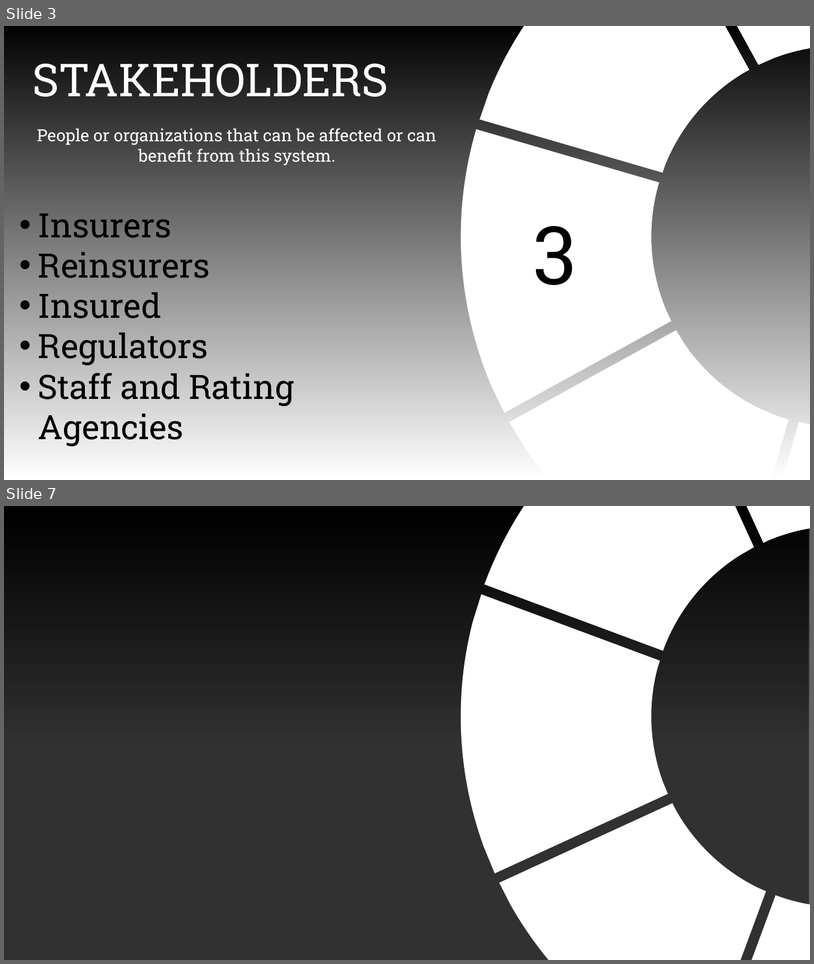
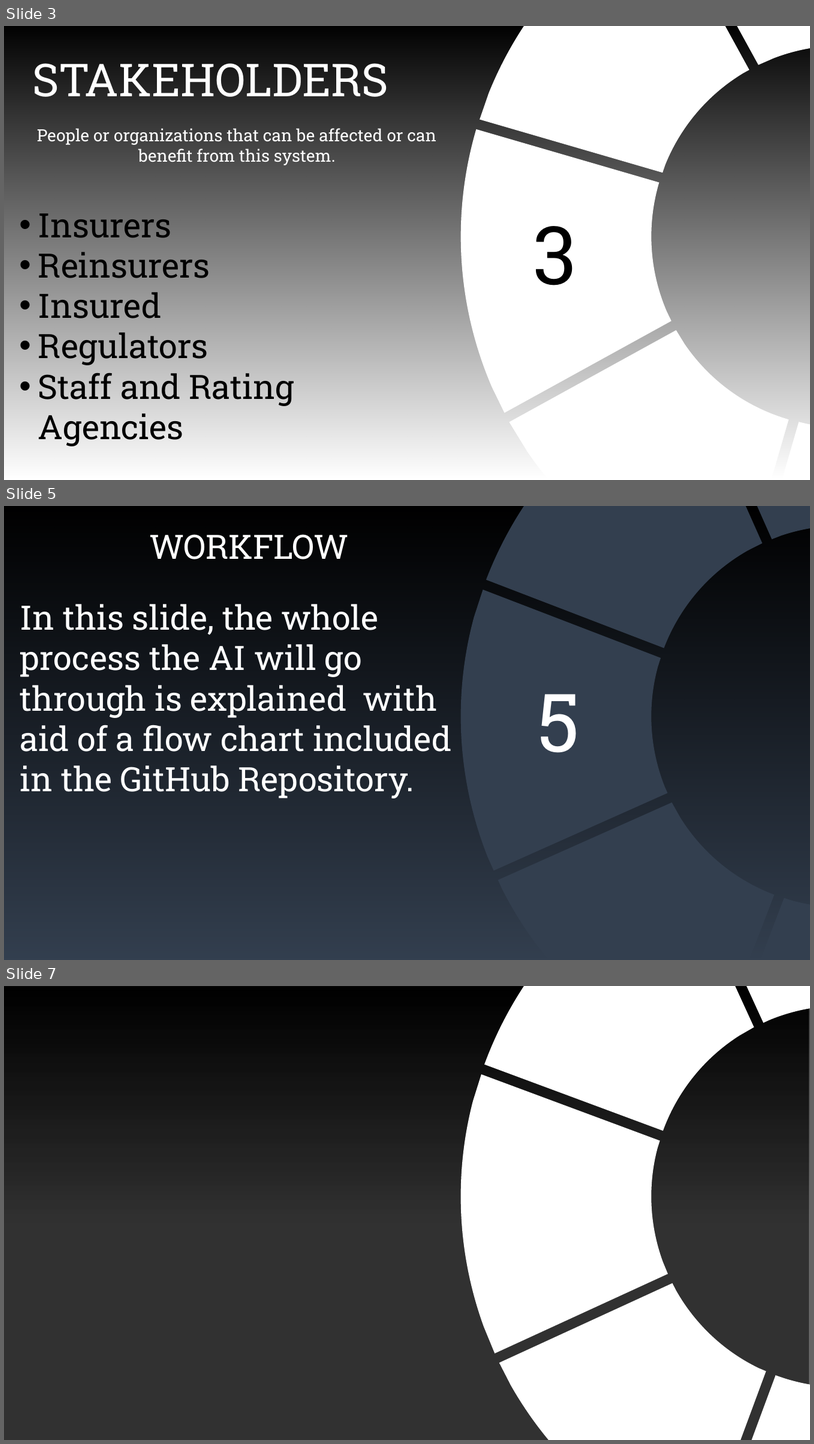
Before and after one commit to hacknovators-org/Presentation, a slide deck: Presentation1.pptx. Shown one above the other, each under a label of ours: slides 3 and 7 before the commit, slides 3, 5 and 7 after it; the slides between them are not shown. The pictures are 814x964 and 814x1444 pixels, drawn with LibreOffice and Linux fonts; fonts in the diff are those of the drawing; background and template pictures are left out. Boxes give left, top, right and bottom in pixels: in the first picture for what was removed or moved away, otherwise in the second. Text is boxed around its words. In the diff, an @@ line names an element or a change of style, - is before the commit and + after.

Commit message:
Added more slides

```diff
--- a/Presentation1.pptx
+++ b/Presentation1.pptx
@@ slide 5 added at box(4, 506, 810, 960), background #333F50 @@
@@ rectangle added at box(4, 506, 810, 960), fill gradient #000000 @@
@@ freeform shape added at box(350, 506, 810, 960), fill #333F50 @@
@@ text added at box(150, 534, 349, 559), 40 pt, text #FFFFFF @@
+WORKFLOW
@@ text added at box(20, 604, 452, 798), 40 pt, text #FFFFFF @@
+In this slide, the whole process the AI will go through is explained with aid of a flow chart included in the GitHub Repository.
@@ text added at box(537, 694, 580, 753), 96 pt, text #FFFFFF @@
+5
```
Also in this commit, not shown: 2 other slides added, 3 slides removed.
